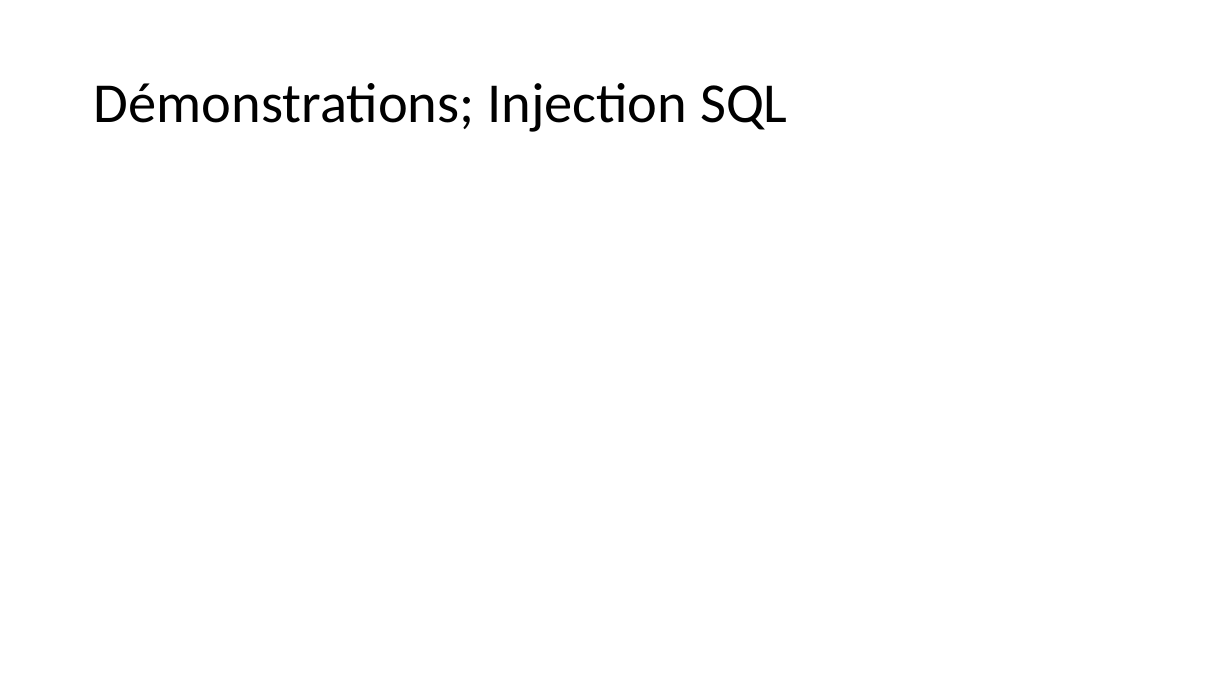
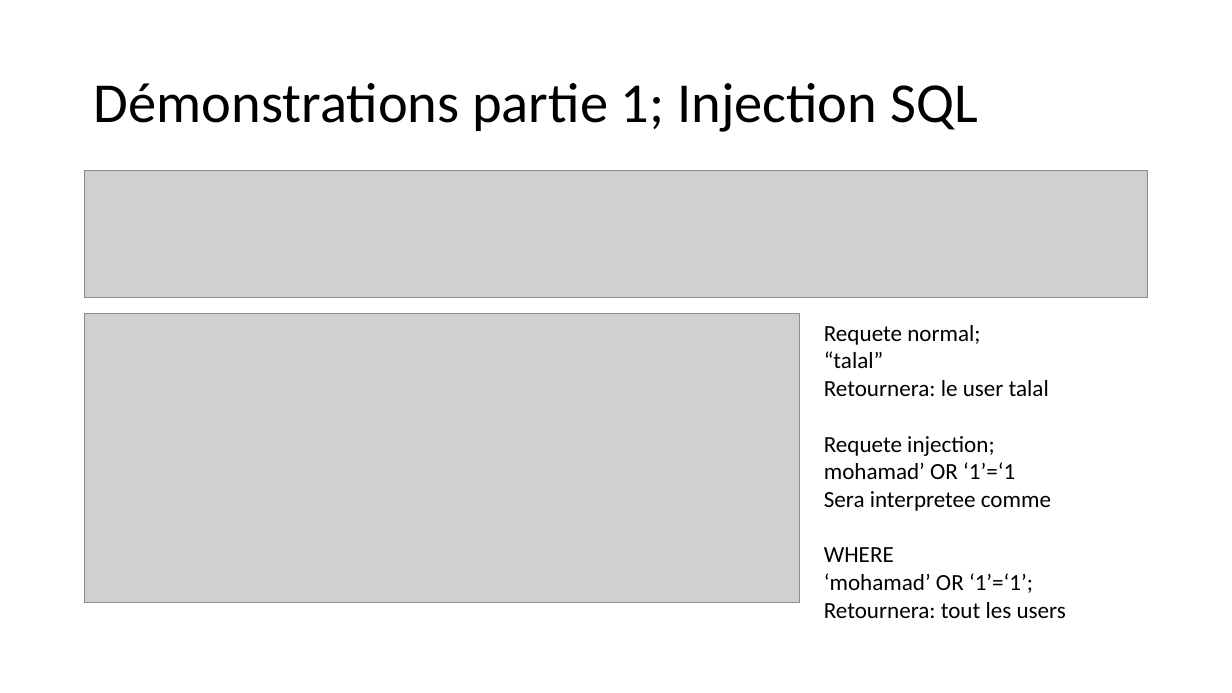
Before and after one commit to sultanTrash/tp2secu, a slide deck: slide 11 of Vulnérabilité.pptx. Drawn at 1232x693 pixels with LibreOffice and Linux fonts; fonts in the diff are those of the drawing; grey boxes stand for pictures. Boxes give left, top, right and bottom in pixels: in the first picture for what was removed or moved away, otherwise in the second. Text is boxed around its words. In the diff, an @@ line names an element or a change of style, - is before the commit and + after.

Commit message:
demo1

```diff
--- a/Vulnérabilité.pptx
+++ b/Vulnérabilité.pptx
@@ title at [94,83,978,132]: text changed @@
-Démonstrations; Injection SQL
+Démonstrations partie 1; Injection SQL
@@ picture added at [85,171,1148,298] @@
@@ picture added at [85,313,799,603] @@
@@ text added at [824,325,1066,618], 18 pt, text #000000 @@
+Requete normal;
+“talal”
+Retournera: le user talal
+Requete injection;
+mohamad’ OR ‘1’=‘1
+Sera interpretee comme
+WHERE
+‘mohamad’ OR ‘1’=‘1’;
+Retournera: tout les users
```
